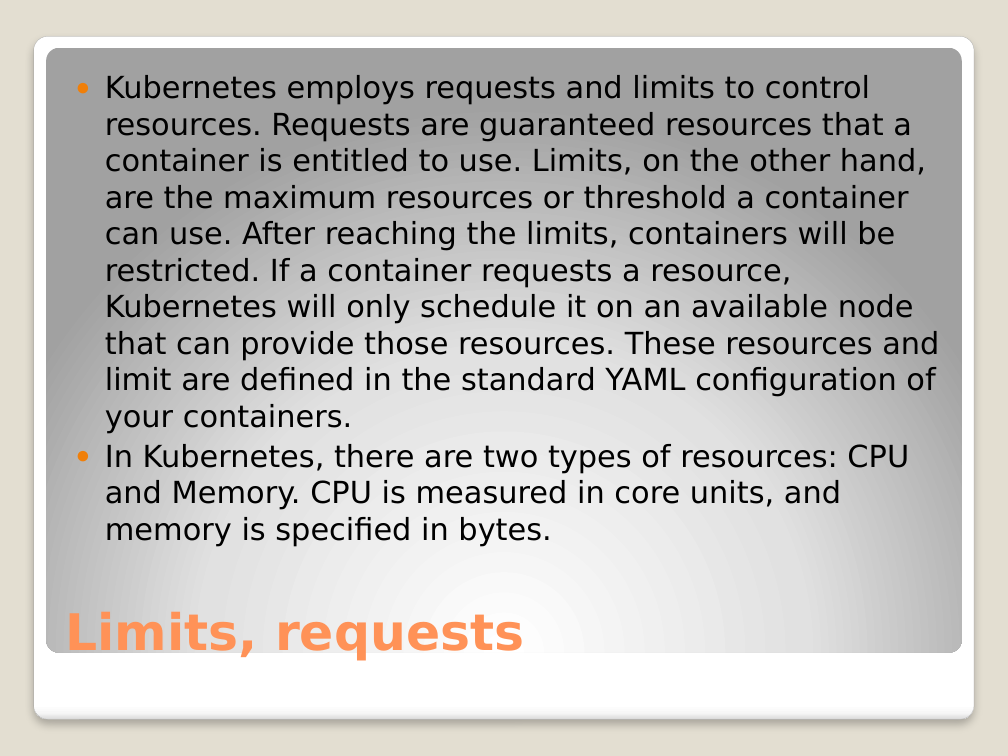
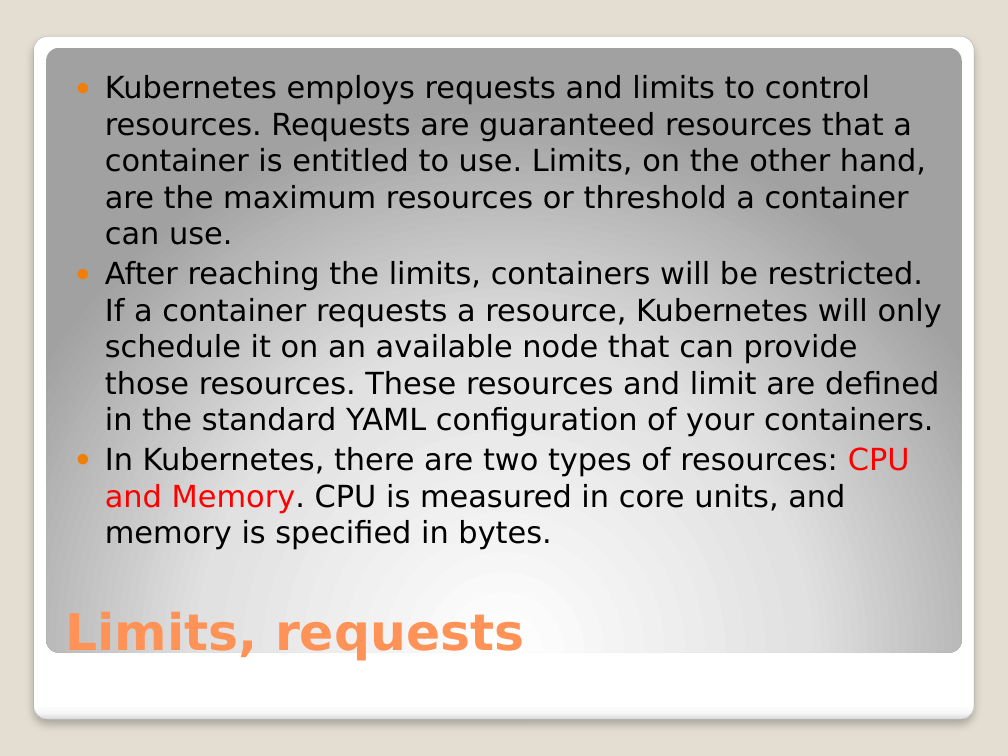
Before and after one commit to djkormo/k8s-AKS-primer, a slide deck: slide 4 of examples/atwar/presentation/Kubernetes at war on Azure.pptx. Drawn at 1008x756 pixels with LibreOffice and Linux fonts; fonts in the diff are those of the drawing. Boxes give left, top, right and bottom in pixels: in the first picture for what was removed or moved away, otherwise in the second. Text is boxed around its words. In the diff, an @@ line names an element or a change of style, - is before the commit and + after.

Commit message:
correcting Kubernetes at war on Azure.pptx

```diff
--- a/examples/atwar/presentation/Kubernetes at war on Azure.pptx
+++ b/examples/atwar/presentation/Kubernetes at war on Azure.pptx
@@ text at (x1=105, y1=75, x2=942, y2=436): text changed @@
-● Kubernetes employs requests and limits to control resources. Requests are guaranteed resources that a container is entitled to use. Limits, on the other hand, are the maximum resources or threshold a container can use. After reaching the limits, containers will be restricted. If a container requests a resource, Kubernetes will only schedule it on an available node that can provide those resources. These resources and limit are defined in the standard YAML configuration of your containers.
+● Kubernetes employs requests and limits to control resources. Requests are guaranteed resources that a container is entitled to use. Limits, on the other hand, are the maximum resources or threshold a container can use.
+● After reaching the limits, containers will be restricted. If a container requests a resource, Kubernetes will only schedule it on an available node that can provide those resources. These resources and limit are defined in the standard YAML configuration of your containers.
@@ text at (x1=105, y1=447, x2=910, y2=513): text colour #000000 to #FF0000 in "CPU and Memory." @@
```
Also in this commit, not shown: 4 other slides changed.
